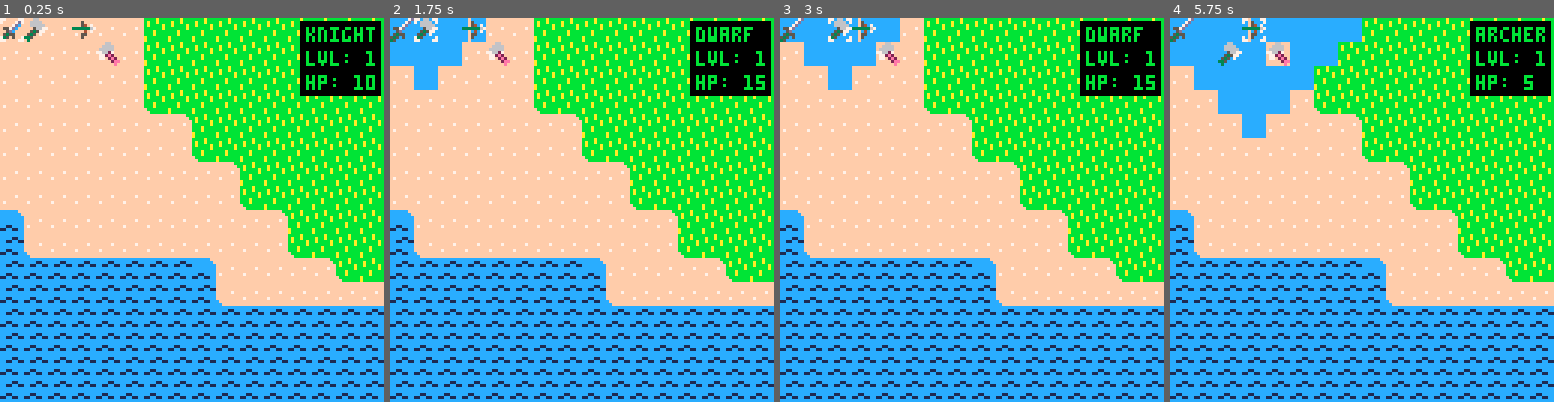
Above: before the commit, frames 1-4 (left to right).
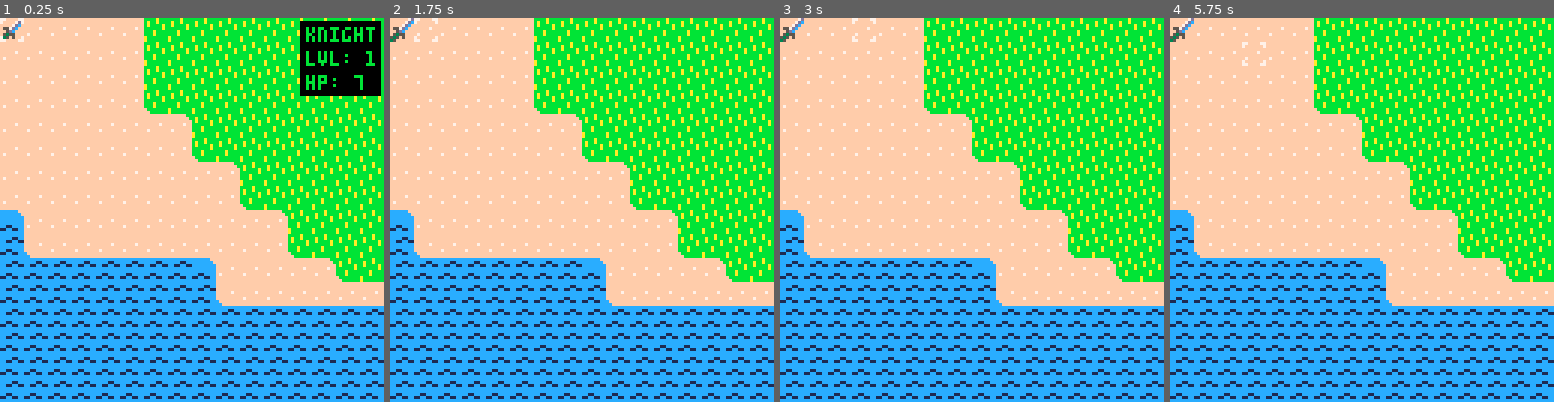
Above: after the commit, the same moments.

Repository: cstephen/PICO-8-Tactics
Game: PICO-8 cartridge tactics.p8
Same seed, same stepped clock (60 frames per second), same inputs: the game is played once before the commit and once after it.
Inputs:
- Up to frame 1 (0.25 s): no input
- Up to frame 2 (1.75 s): tap X (X key) at 0.33, 1.07 s; tap O (Z key) at 0.7, 1.7 s; hold Right from 1.6 s (still down)
- Up to frame 3 (3 s): tap X (X key) at 1.85, 2.97 s; release Right at 2.1 s; tap O (Z key) at 2.1, 2.5, 2.9 s; hold Up 2.15-2.42 s; hold Right from 2.47 s (still down)
- Up to frame 4 (5.75 s): release Right at 3.03 s; hold Left 3.08-3.58 s; tap O (Z key) every 0.4 s from 3.3 to 5.7 s; hold Down 3.63-3.97 s; hold Right 4.02-4.68 s; tap X (X key) at 4.08, 5.2 s; hold Up 4.73-5.03 s; hold Left 5.08-5.68 s; hold Down from 5.73 s (still down)

The runs differ from the first frame. In frame 1, 0.6% of the frame differs, in the area x 6-98%, y 0-19%; in frame 2, 6.5%; in frame 3, 7.0%; in frame 4, 12%, in the area x 0-100%, y 0-32%.

Commit message:
Create general modifyunit() function that can modify any unit property.

Diff:
--- a/tactics.p8
+++ b/tactics.p8
@@ -117,10 +117,11 @@
   gridclear(g_breadcrumbs, {})
   gridclear(g_typemask, "neutral")
 
-  createunit(g_knight, "good", 18, 0)
-  createunit(g_dwarf, "good", 19, 0)
-  createunit(g_dwarf, "evil", 22, 1)
-  createunit(g_archer, "good", 21, 0)
+  exampleunit = createunit(g_knight, "good", 18, 0)
+
+  modifyunit(exampleunit, {
+    hp = 7
+  })
 end
 
 function _update()
@@ -490,6 +491,12 @@
   new.sprite = g_sprites[base.name][alignment]
   place(x, y, new)
   return new
+end
+
+function modifyunit(unit, modifications)
+  for key, value in pairs(modifications) do
+    g_fg[unit.pos.x][unit.pos.y][key] = value
+  end
 end
 
 function movespaces(x, y)
